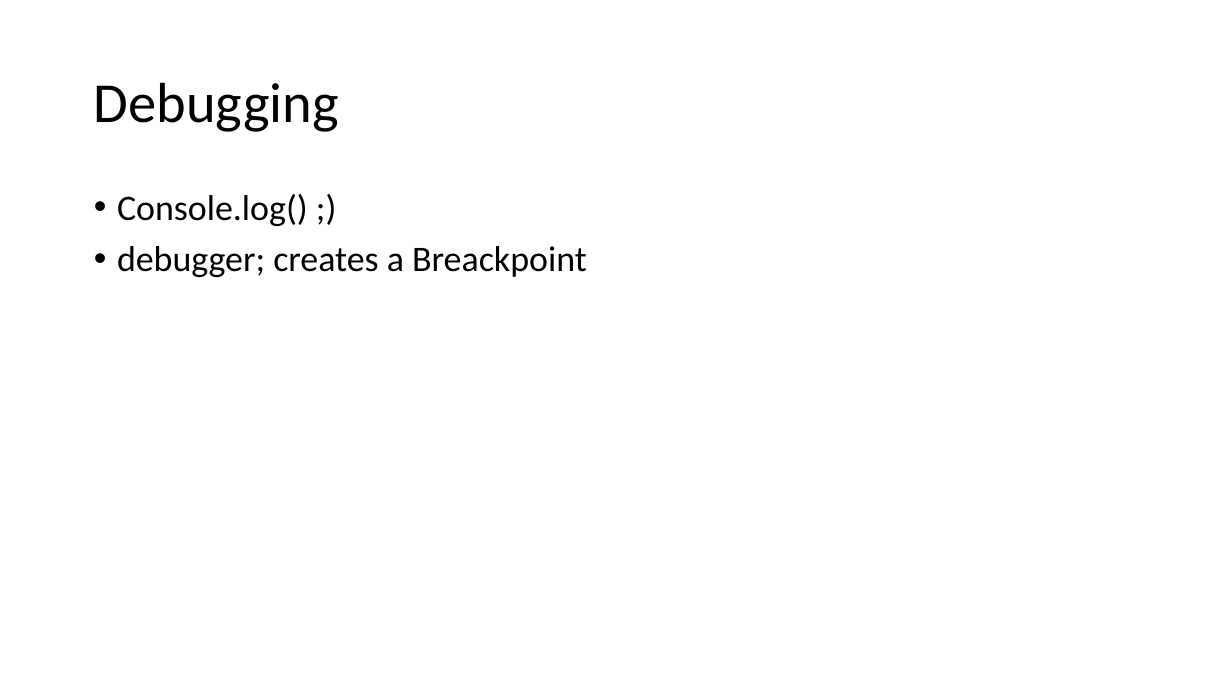
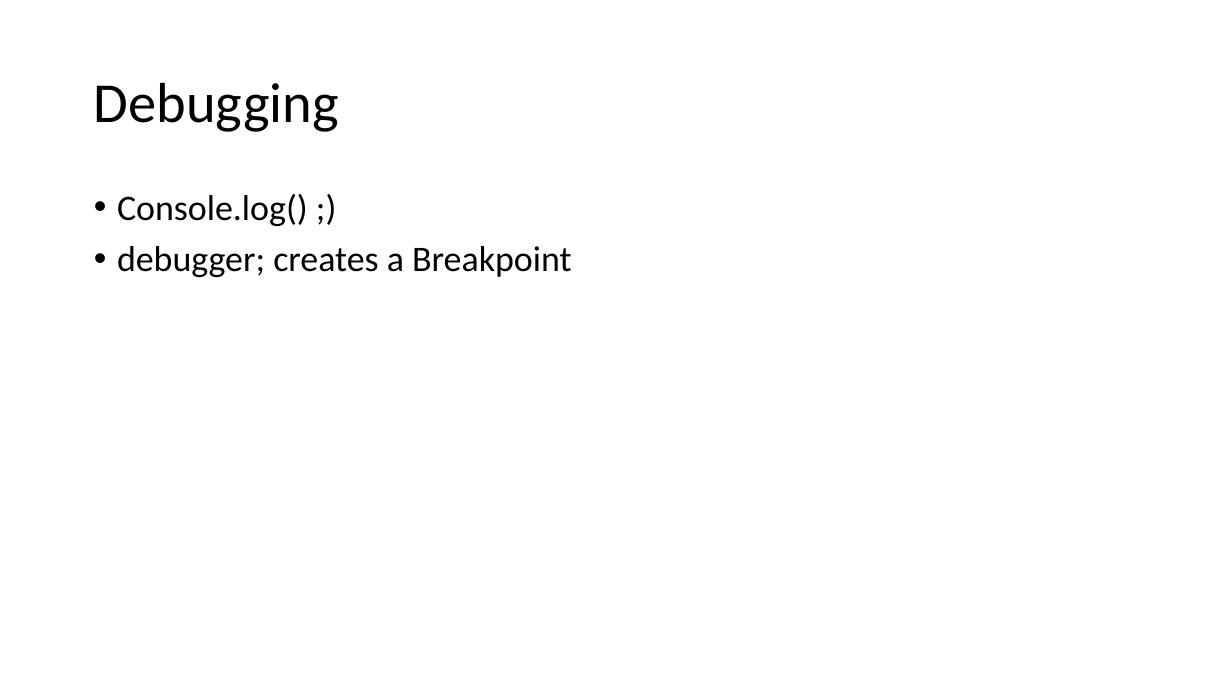
Before and after one commit to martiph/JSTraining_ICT-Campus, a slide deck: slide 21 of JSTraining.pptx. Drawn at 1232x693 pixels with LibreOffice and Linux fonts; fonts in the diff are those of the drawing. Boxes give left, top, right and bottom in pixels: in the first picture for what was removed or moved away, otherwise in the second. Text is boxed around its words. In the diff, an @@ line names an element or a change of style, - is before the commit and + after.

```diff
--- a/JSTraining.pptx
+++ b/JSTraining.pptx
@@ text at [117, 246, 571, 277]: text changed @@
-• debugger; creates a Breackpoint
+• debugger; creates a Breakpoint
```
Also in this commit, not shown: 11 other slides changed.
